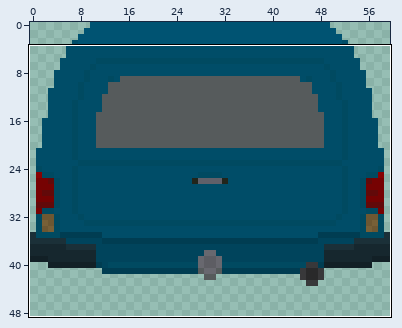
Pixel-art file -- Assets/art/MainCharacters/Vehicles/UtilityVehicle/UtilityVehicleTestExportU.aseprite. The first picture is a wide view before the edit; the outline marks the close-up.
Close-up. The starting point:
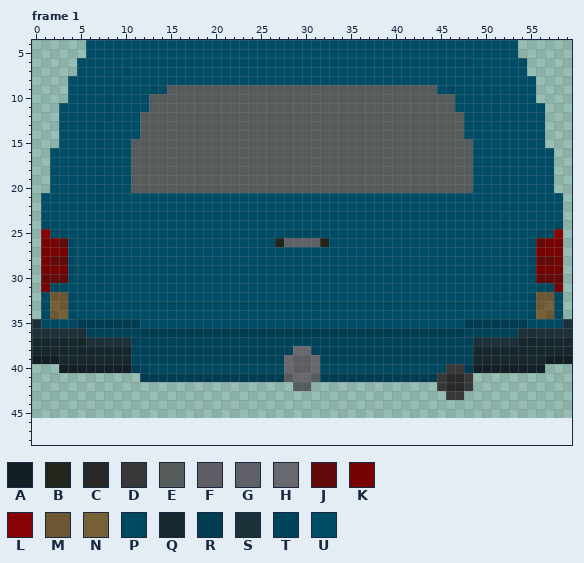
60x46 pixels, 2 frames. Colours within 5 levels of each other are drawn and written as one. Shown: frame 1: x 0..59, y 4..48. The old version is drawn lined up with the new one, on the new canvas. The commit also changed other frames or places, which this record leaves out.
Palette (. is transparent): A #122026  B #21251b  C #29292a  D #38383a  E #565b5c  F #5d5d63  G #606069  H #68686f  J #620909  K #760202  L #870202  M #6d5732  N #786037  P #004a61  Q #16272e  R #003d52  S #1b3038  T #00445c  U #004d68
Pixels before, frame 1 (only the part around the change), first column x 0:
 4 ......UUUUUUUUUUUUUUUUUUUUUUUUUUUUUUUUUUUUUUUUUUUUUUUU......
 5 ......UUUUUUUUUUUUUUUUUUUUUUUUUUUUUUUUUUUUUUUUUUUUUUUU......
 6 .....UUUUUUPPPPPPPPPPPPPPPPPPPPPPPPPPPPPPPPPPPPPPUUUUUU.....
 7 .....UUUUUPUUUUUUUUUUUUUUUUUUUUUUUUUUUUUUUUUUUUUUPUUUUU.....
 8 ....UUUUUPUUUUUUUUUUUUUUUUUUUUUUUUUUUUUUUUUUUUUUUUPUUUUU....
 9 ....UUUUUPUUUPUEEEEEEEEEEEEEEEEEEEEEEEEEEEEEEUPUUUPUUUUU....
10 ....UUUUPUUUUEEEEEEEEEEEEEEEEEEEEEEEEEEEEEEEEEEUUUUPUUUU....
11 ...UUUUUPUUUUEEEEEEEEEEEEEEEEEEEEEEEEEEEEEEEEEEUUUUPUUUUU...
12 ...UUUUUPUUUEEEEEEEEEEEEEEEEEEEEEEEEEEEEEEEEEEEEUUUPUUUUU...
13 ...UUUUPUUUUEEEEEEEEEEEEEEEEEEEEEEEEEEEEEEEEEEEEUUUUPUUUU...
14 ...UUUUPUUUUEEEEEEEEEEEEEEEEEEEEEEEEEEEEEEEEEEEEUUUUPUUUU...
15 ...UUUUPUUUEEEEEEEEEEEEEEEEEEEEEEEEEEEEEEEEEEEEEEUUUPUUUU...
16 ..UUUUUPUUUEEEEEEEEEEEEEEEEEEEEEEEEEEEEEEEEEEEEEEUUUPUUUUU..
17 ..UUUUUPUUUEEEEEEEEEEEEEEEEEEEEEEEEEEEEEEEEEEEEEEUUUPUUUUU..
18 ..UUUUUPUUUEEEEEEEEEEEEEEEEEEEEEEEEEEEEEEEEEEEEEEUUUPUUUUU..
19 ..UUUUUPUUUEEEEEEEEEEEEEEEEEEEEEEEEEEEEEEEEEEEEEEUUUPUUUUU..
20 ..UUUUUPUUUEEEEEEEEEEEEEEEEEEEEEEEEEEEEEEEEEEEEEEUUUPUUUUU..
21 .UUUUUUPUUUUUUUUUUUUUUUUUUUUUUUUUUUUUUUUUUUUUUUUUUUUPUUUUUU.
22 .UUUUUUPUUUUUUUUUUUUUUUUUUUUUUUUUUUUUUUUUUUUUUUUUUUUPUUUUUU.
23 .UUUUUUUPPPPPPPPPPPPPPPPPPPPPPPPPPPPPPPPPPPPPPPPPPPPUUUUUUU.
24 .PUUUUUPUUUUUUUUUUUUUUUUUUUUUUUUUUUUUUUUUUUUUUUUUUUUPUUUUUP.
25 .LPPUUUPUUUUUUUUUUUUUUUUUUUUPPPPUUUUUUUUUUUUUUUUUUUUPUUUPPL.
26 .KKJPUUPUUUUUUUUUUUUUUUUUUUBGGGGBUUUUUUUUUUUUUUUUUUUPUUPJKK.
27 .KKKPUUPUUUUUUUUUUUUUUUUUUUUUUUUUUUUUUUUUUUUUUUUUUUUPUUPKKK.
28 .KJJPUUPUUUUUUUUUUUUUUUUUUUUUUUUUUUUUUUUUUUUUUUUUUUUPUUPJJK.
29 .KKKPUUPUUUUUUUUUUUUUUUUUUUUUUUUUUUUUUUUUUUUUUUUUUUUPUUPKKK.
30 .JJJPUUPUUUUUUUUUUUUUUUUUUUUUUUUUUUUUUUUUUUUUUUUUUUUPUUPJJJ.
31 .KPPUUUPUUUUUUUUUUUUUUUUUUUUUUUUUUUUUUUUUUUUUUUUUUUUPUUUPPK.
32 .PMMPUUUPUUUUUUUUUUUUUUUUUUUUUUUUUUUUUUUUUUUUUUUUUUPUUUPMMP.
33 .PNMPUUUUPPPPPPPPPPPPPPPPPPPPPPPPPPPPPPPPPPPPPPPPPPUUUUPMNP.
34 .PMNPUUUUUUUUUUUUUUUUUUUUUUUUUUUUUUUUUUUUUUUUUUUUUUUUUUPNMP.
35 SPPPPRRRRRRRUUUUUUUUUUUUUUUUUUUUUUUUUUUUUUUUUUUURRRRRRRPPPPS
36 SSSSSSTTTTTTRRRRRRRRRRRRRRRRRRRRRRRRRRRRRRRRRRRRTTTTTTSSSSSS
37 QQQQQQSSSSSTTTTTTTTTTTTTTTTTTTTTTTTTTTTTTTTTTTTTTSSSSSQQQQQQ
38 QQQQQQQQQQQTTTTTTTTTTTTTTTTTTHHTTTTTTTTTTTTTTTTTTQQQQQQQQQQQ
39 AAAQQQQQQQQTTTTTTTTTTTTTTTTTHFFHTTTTTTTTTTTTTTTTTQQQQQQQQAAA
40 ...AAAAAAAARTPPPPPPPPPPPPPPPHFFHPPPPPPPPPPPPPPDDRAAAAAAAA...
41 ............RRRRRRRRRRRRRRRREHHERRRRRRRRRRRRRDCCD...........
42 .............................EE..............DCCD...........
43 ..............................................DD............
44 ............................................................
45 ............................................................
46 ............................................................
47 ............................................................
48 ............................................................
The same view after the edit:
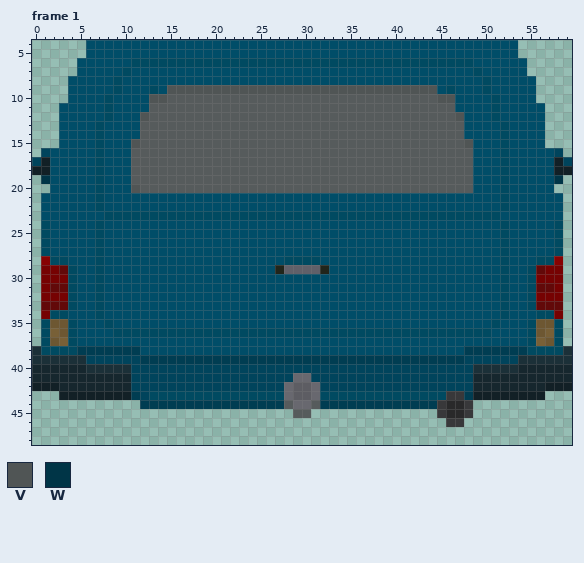
Colours new in this view: V #505555  W #003547
Difference:
canvas 60x46 -> 60x49
Frame 1:
y 9: x 15..44 EEEEEEEEEEEEEEEEEEEEEEEEEEEEEE -> VVVVVVVVVVVVVVVVVVVVVVVVVVVVVV
y 10: x 13..14 EE -> VV; x 45..46 EE -> VV
y 12: x 12 E -> V; x 47 E -> V
y 15: x 11 E -> V; x 48 E -> V
y 16: x 1 . -> T; x 58 . -> T
y 17: x 0..1 .. -> TA; x 58..59 .. -> AT
y 18: x 0..1 .. -> AA; x 58..59 .. -> AA
y 19: x 1 . -> W; x 58 . -> W
y 20: x 11 E -> V
y 25: x 1..3 LPP -> PUU; x 28..31 PPPP -> UUUU; x 56..58 PPL -> UUP
y 26: x 1..4 KKJP -> PUUU; x 27..32 BGGGGB -> UUUUUU; x 55..58 PJKK -> UUUP
y 27: x 1..4 KKKP -> PUUU; x 55..58 PKKK -> UUUP
y 28: x 1..4 KJJP -> LPPU; x 28..31 UUUU -> PPPP; x 55..58 PJJK -> UPPL
y 29: x 3 K -> J; x 27..32 UUUUUU -> BGGGGB; x 56 K -> J
y 30: x 1..3 JJJ -> KKK; x 56..58 JJJ -> KKK
y 31: x 2..4 PPU -> JJP; x 55..57 UPP -> PJJ
y 32: x 1..3 PMM -> KKK; x 7..8 UP -> PU; x 51..52 PU -> UP; x 56..58 MMP -> KKK
y 33: x 1..3 PNM -> JJJ; x 7 U -> P; x 9..50 PPPPPPPPPPPPPPPPPPPPPPPPPPPPPPPPPPPPPPPPPP -> UUUUUUUUUUUUUUUUUUUUUUUUUUUUUUUUUUUUUUUUUU; x 52 U -> P; x 56..58 MNP -> JJJ
y 34: x 1..4 PMNP -> KPPU; x 7 U -> P; x 52 U -> P; x 55..58 PNMP -> UPPK
y 35: x 0 S -> .; x 2..3 PP -> MM; x 5..11 RRRRRRR -> UUUPUUU; x 48..54 RRRRRRR -> UUUPUUU; x 56..57 PP -> MM; x 59 S -> .
y 36: x 0..59 SSSSSSTTTTTTRRRRRRRRRRRRRRRRRRRRRRRRRRRRRRRRRRRRTTTTTTSSSSSS -> .PNMPUUUUPPPPPPPPPPPPPPPPPPPPPPPPPPPPPPPPPPPPPPPPPPUUUUPMNP.
y 37: x 0..59 QQQQQQSSSSSTTTTTTTTTTTTTTTTTTTTTTTTTTTTTTTTTTTTTTSSSSSQQQQQQ -> .PMNPUUUUUUUUUUUUUUUUUUUUUUUUUUUUUUUUUUUUUUUUUUUUUUUUUUPNMP.
y 38: x 0..59 QQQQQQQQQQQTTTTTTTTTTTTTTTTTTHHTTTTTTTTTTTTTTTTTTQQQQQQQQQQQ -> SPPPPRRRRRRRUUUUUUUUUUUUUUUUUUUUUUUUUUUUUUUUUUUURRRRRRRPPPPS
y 39: x 0..10 AAAQQQQQQQQ -> SSSSSSTTTTT; x 12..47 TTTTTTTTTTTTTTTTHFFHTTTTTTTTTTTTTTTT -> RRRRRRRRRRRRRRRRRRRRRRRRRRRRRRRRRRRR; x 49..59 QQQQQQQQAAA -> TTTTTSSSSSS
y 40: x 0..11 ...AAAAAAAAR -> QQQQQQSSSSST; x 13..59 PPPPPPPPPPPPPPPHFFHPPPPPPPPPPPPPPDDRAAAAAAAA... -> TTTTTTTTTTTTTTTTTTTTTTTTTTTTTTTTTTTTSSSSSQQQQQQ
y 41: x 0..28 ............RRRRRRRRRRRRRRRRE -> QQQQQQQQQQQTTTTTTTTTTTTTTTTTT; x 31..59 ERRRRRRRRRRRRRDCCD........... -> TTTTTTTTTTTTTTTTTTQQQQQQQQQQQ
y 42: x 0..59 .............................EE..............DCCD........... -> AAAQQQQQQQQTTTTTTTTTTTTTTTTTHFFHTTTTTTTTTTTTTTTTTQQQQQQQQAAA
y 43: x 3..45 ........................................... -> AAAAAAAARTPPPPPPPPPPPPPPPHFFHPPPPPPPPPPPPPP; x 48..56 ......... -> RAAAAAAAA
y 44: x 12..48 ..................................... -> RRRRRRRRRRRRRRRREHHERRRRRRRRRRRRRDCCD
y 45: x 29..30 .. -> EE; x 45..48 .... -> DCCD
y 46: x 46..47 .. -> DD
Boxes around the changes in both close-ups, in picture pixels (x1, y1, x2, y2):
changed: (131, 85, 473, 148)
added: (32, 148, 50, 184)
added: (554, 148, 572, 184)
changed: (131, 184, 140, 193)
changed: (32, 229, 572, 427)
